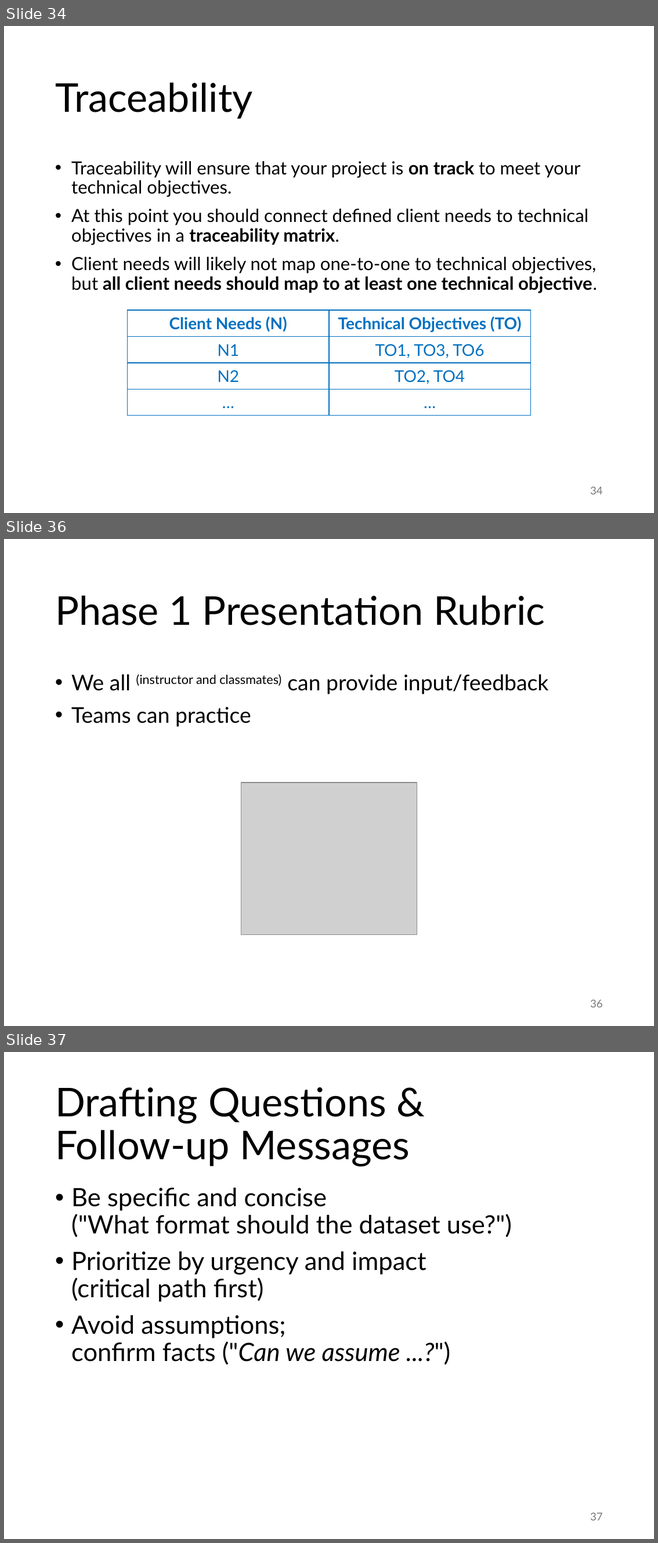
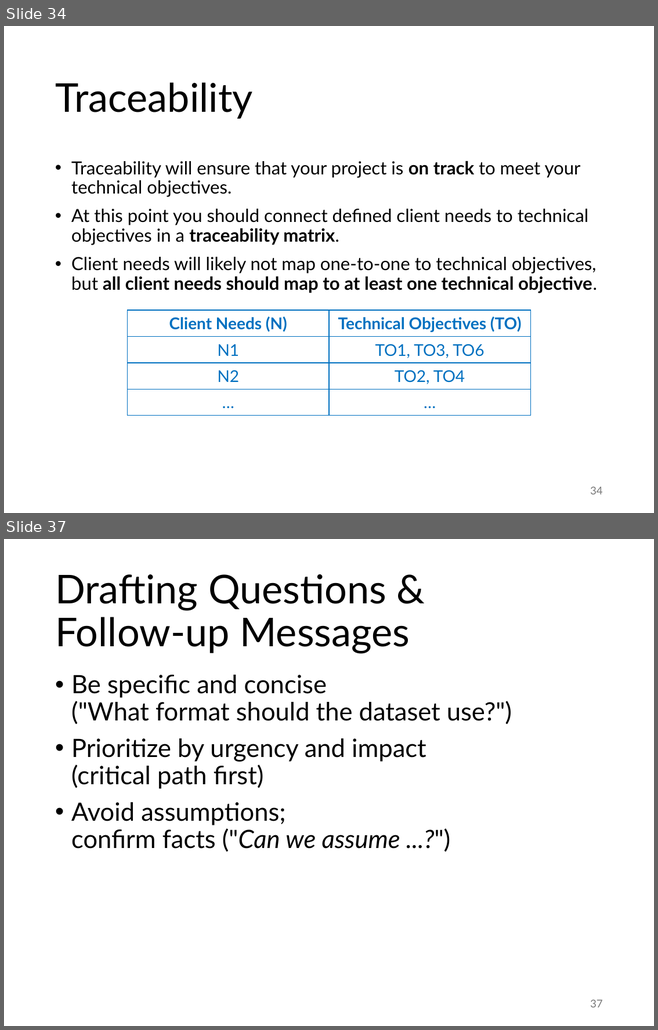
Before and after one commit to abuabara/abuabara.github.io, a slide deck: DAEN459F26/presentation3.pptx. Shown one above the other, each under a label of ours: slides 34, 36 and 37 before the commit, slides 34 and 37 after it; the slides between them are not shown. The pictures are 658x1543 and 658x1030 pixels, drawn with LibreOffice and Linux fonts; fonts in the diff are those of the drawing; grey boxes stand for pictures. Boxes give left, top, right and bottom in pixels: in the first picture for what was removed or moved away, otherwise in the second. Text is boxed around its words. In the diff, an @@ line names an element or a change of style, - is before the commit and + after.

```diff
--- a/DAEN459F26/presentation3.pptx
+++ b/DAEN459F26/presentation3.pptx
@@ slide 36 removed at (4, 539, 654, 1026), background #FFFFFF @@
@@ title removed at (55, 595, 545, 625) @@
-Phase 1 Presentation Rubric
@@ text removed at (71, 674, 548, 727) @@
-• We all (instructor and classmates) can provide input/feedback
-• Teams can practice
@@ picture removed at (241, 783, 416, 935) @@
@@ page number removed at (590, 1000, 603, 1008) @@
-36
```
Also in this commit, not shown: 1 slide changed, 1 slide added, 1 other file.
